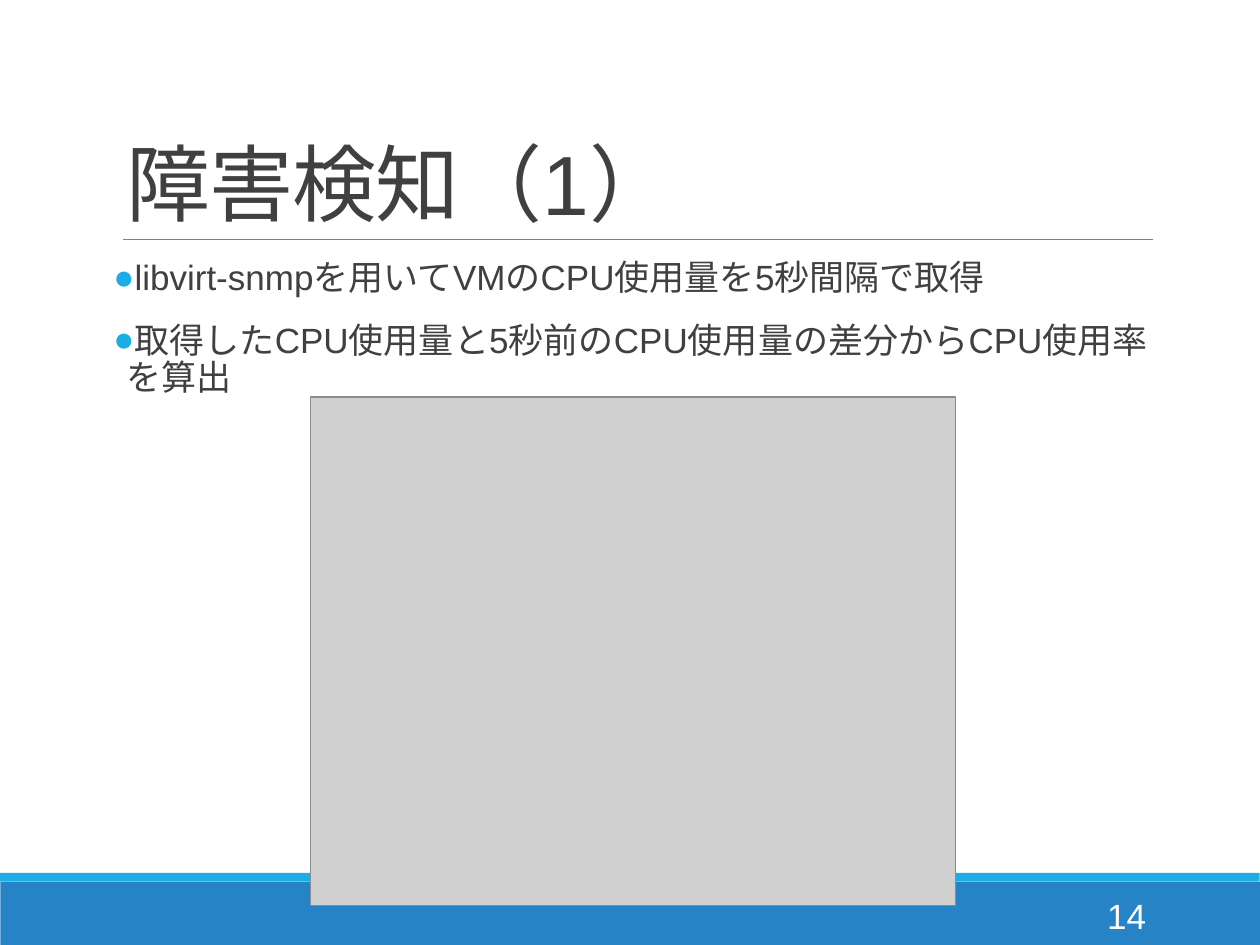
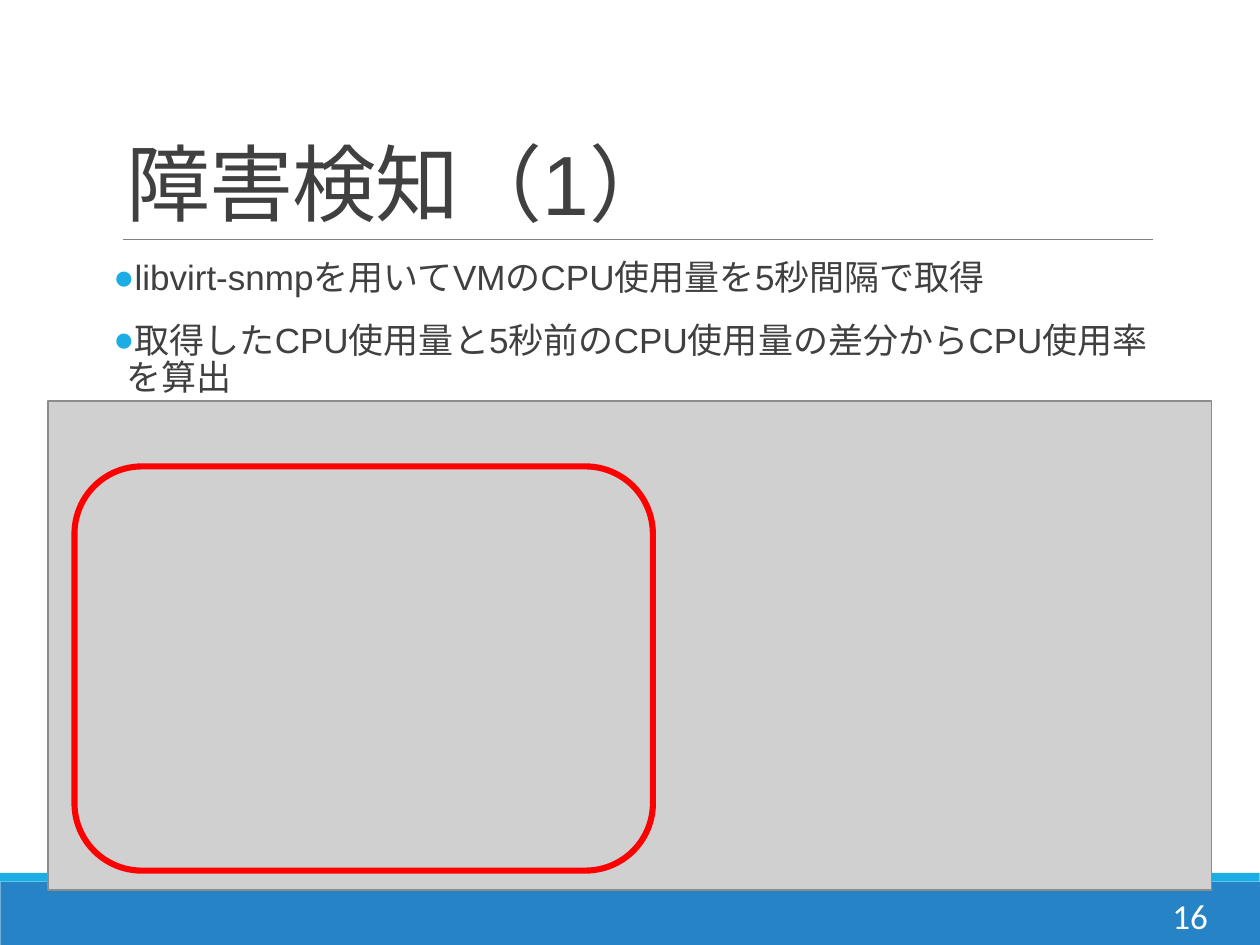
Before and after one commit to Kota0823/Document, a slide deck: slide 16 of 輪講2019-1_鈴木洸太.pptx (slide 14 before the commit). Drawn at 1260x945 pixels with LibreOffice and Linux fonts; fonts in the diff are those of the drawing; grey boxes stand for pictures. Boxes give left, top, right and bottom in pixels: in the first picture for what was removed or moved away, otherwise in the second. Text is boxed around its words. In the diff, an @@ line names an element or a change of style, - is before the commit and + after.

```diff
--- a/輪講2019-1_鈴木洸太.pptx
+++ b/輪講2019-1_鈴木洸太.pptx
@@ picture resized from (x1=311, y1=397, x2=956, y2=906) to (x1=48, y1=401, x2=1212, y2=890) @@
@@ rounded rectangle added at (x1=74, y1=466, x2=653, y2=871), outline #FF0000 3.5 pt @@
@@ page number at (x1=1172, y1=905, x2=1207, y2=930): text changed; font Arial to Calibri @@
-14
+16
```
Also in this commit, not shown: 30 other slides changed, 2 slides added.
